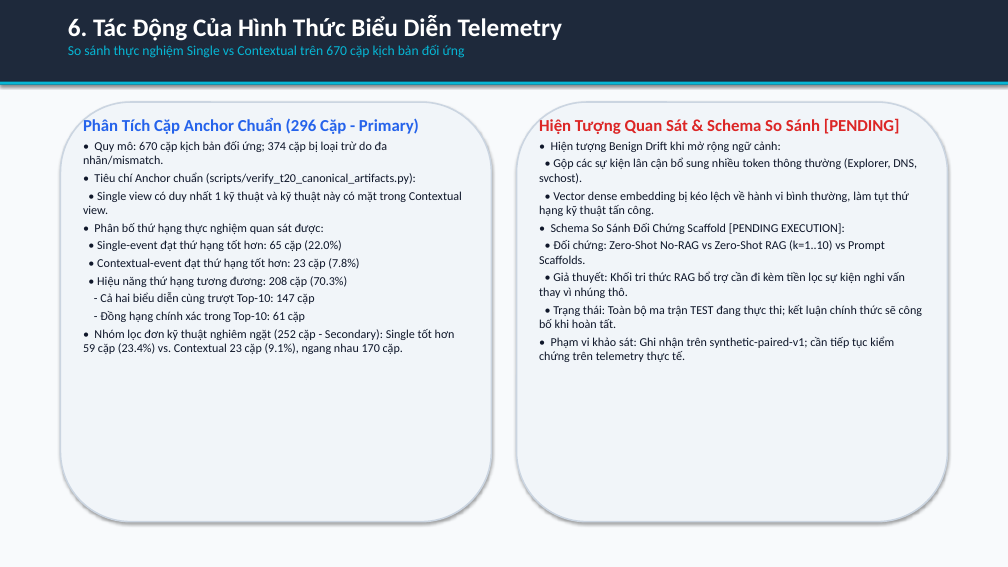
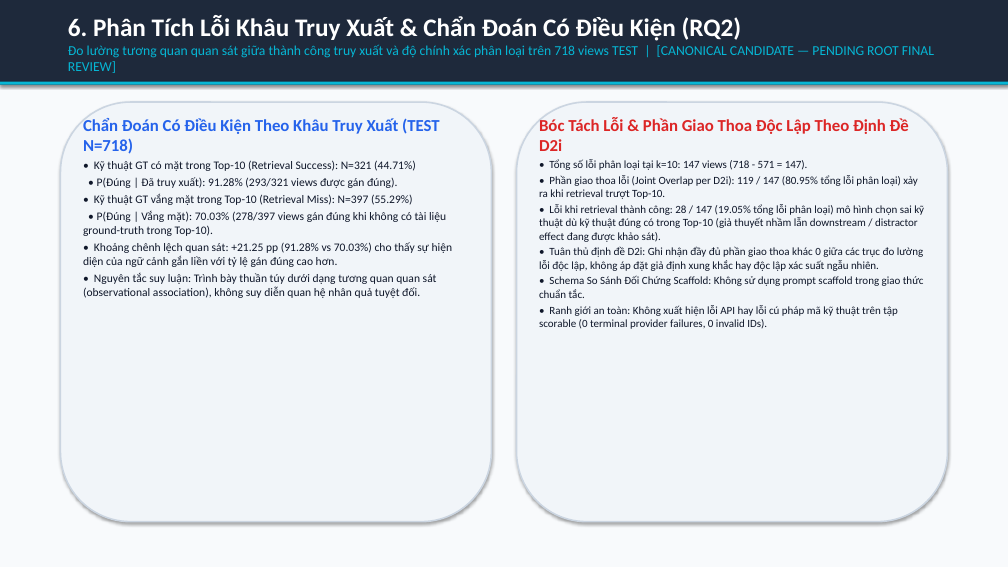
Before and after one commit to habachcp6/RAG2ATTCK, a slide deck: slide 7 of docs/presentation/slides.pptx. Drawn at 1008x567 pixels with LibreOffice and Linux fonts; fonts in the diff are those of the drawing. Boxes give left, top, right and bottom in pixels: in the first picture for what was removed or moved away, otherwise in the second. Text is boxed around its words. In the diff, an @@ line names an element or a change of style, - is before the commit and + after.

```diff
--- a/docs/presentation/slides.pptx
+++ b/docs/presentation/slides.pptx
@@ text at [68, 15, 934, 73]: text changed @@
-6. Tác Động Của Hình Thức Biểu Diễn Telemetry
-So sánh thực nghiệm Single vs Contextual trên 670 cặp kịch bản đối ứng
+6. Phân Tích Lỗi Khâu Truy Xuất & Chẩn Đoán Có Điều Kiện (RQ2)
+Đo lường tương quan quan sát giữa thành công truy xuất và độ chính xác phân loại trên 718 views TEST | [CANONICAL CANDIDATE — PENDING ROOT FINAL REVIEW]
@@ text at [83, 118, 453, 298]: text changed; size 11.5 to 11 pt @@
-Phân Tích Cặp Anchor Chuẩn (296 Cặp - Primary)
-• Quy mô: 670 cặp kịch bản đối ứng; 374 cặp bị loại trừ do đa nhãn/mismatch.
-• Tiêu chí Anchor chuẩn (scripts/verify_t20_canonical_artifacts.py):
-• Single view có duy nhất 1 kỹ thuật và kỹ thuật này có mặt trong Contextual view.
-• Phân bố thứ hạng thực nghiệm quan sát được:
-• Single-event đạt thứ hạng tốt hơn: 65 cặp (22.0%)
-• Contextual-event đạt thứ hạng tốt hơn: 23 cặp (7.8%)
-• Hiệu năng thứ hạng tương đương: 208 cặp (70.3%)
-- Cả hai biểu diễn cùng trượt Top-10: 147 cặp
-- Đồng hạng chính xác trong Top-10: 61 cặp
-• Nhóm lọc đơn kỹ thuật nghiêm ngặt (252 cặp - Secondary): Single tốt hơn 59 cặp (23.4%) vs. Contextual 23 cặp (9.1%), ngang nhau 170 cặp.
+Chẩn Đoán Có Điều Kiện Theo Khâu Truy Xuất (TEST N=718)
+• Kỹ thuật GT có mặt trong Top-10 (Retrieval Success): N=321 (44.71%)
+• P(Đúng | Đã truy xuất): 91.28% (293/321 views được gán đúng).
+• Kỹ thuật GT vắng mặt trong Top-10 (Retrieval Miss): N=397 (55.29%)
+• P(Đúng | Vắng mặt): 70.03% (278/397 views gán đúng khi không có tài liệu ground-truth trong Top-10).
+• Khoảng chênh lệch quan sát: +21.25 pp (91.28% vs 70.03%) cho thấy sự hiện diện của ngữ cảnh gắn liền với tỷ lệ gán đúng cao hơn.
+• Nguyên tắc suy luận: Trình bày thuần túy dưới dạng tương quan quan sát (observational association), không suy diễn quan hệ nhân quả tuyệt đối.
@@ text at [539, 118, 924, 329]: text changed; size 11.5 to 10.5 pt @@
-Hiện Tượng Quan Sát & Schema So Sánh [PENDING]
-• Hiện tượng Benign Drift khi mở rộng ngữ cảnh:
-• Gộp các sự kiện lân cận bổ sung nhiều token thông thường (Explorer, DNS, svchost).
-• Vector dense embedding bị kéo lệch về hành vi bình thường, làm tụt thứ hạng kỹ thuật tấn công.
-• Schema So Sánh Đối Chứng Scaffold [PENDING EXECUTION]:
-• Đối chứng: Zero-Shot No-RAG vs Zero-Shot RAG (k=1..10) vs Prompt Scaffolds.
-• Giả thuyết: Khối tri thức RAG bổ trợ cần đi kèm tiền lọc sự kiện nghi vấn thay vì nhúng thô.
-• Trạng thái: Toàn bộ ma trận TEST đang thực thi; kết luận chính thức sẽ công bố khi hoàn tất.
-• Phạm vi khảo sát: Ghi nhận trên synthetic-paired-v1; cần tiếp tục kiểm chứng trên telemetry thực tế.
+Bóc Tách Lỗi & Phần Giao Thoa Độc Lập Theo Định Đề D2i
+• Tổng số lỗi phân loại tại k=10: 147 views (718 - 571 = 147).
+• Phần giao thoa lỗi (Joint Overlap per D2i): 119 / 147 (80.95% tổng lỗi phân loại) xảy ra khi retrieval trượt Top-10.
+• Lỗi khi retrieval thành công: 28 / 147 (19.05% tổng lỗi phân loại) mô hình chọn sai kỹ thuật dù kỹ thuật đúng có trong Top-10 (giả thuyết nhầm lẫn downstream / distractor effect đang được khảo sát).
+• Tuân thủ định đề D2i: Ghi nhận đầy đủ phần giao thoa khác 0 giữa các trục đo lường lỗi độc lập, không áp đặt giả định xung khắc hay độc lập xác suất ngẫu nhiên.
+• Schema So Sánh Đối Chứng Scaffold: Không sử dụng prompt scaffold trong giao thức chuẩn tắc.
+• Ranh giới an toàn: Không xuất hiện lỗi API hay lỗi cú pháp mã kỹ thuật trên tập scorable (0 terminal provider failures, 0 invalid IDs).
```
Also in this commit, not shown: 11 other slides changed, 23 other files.
